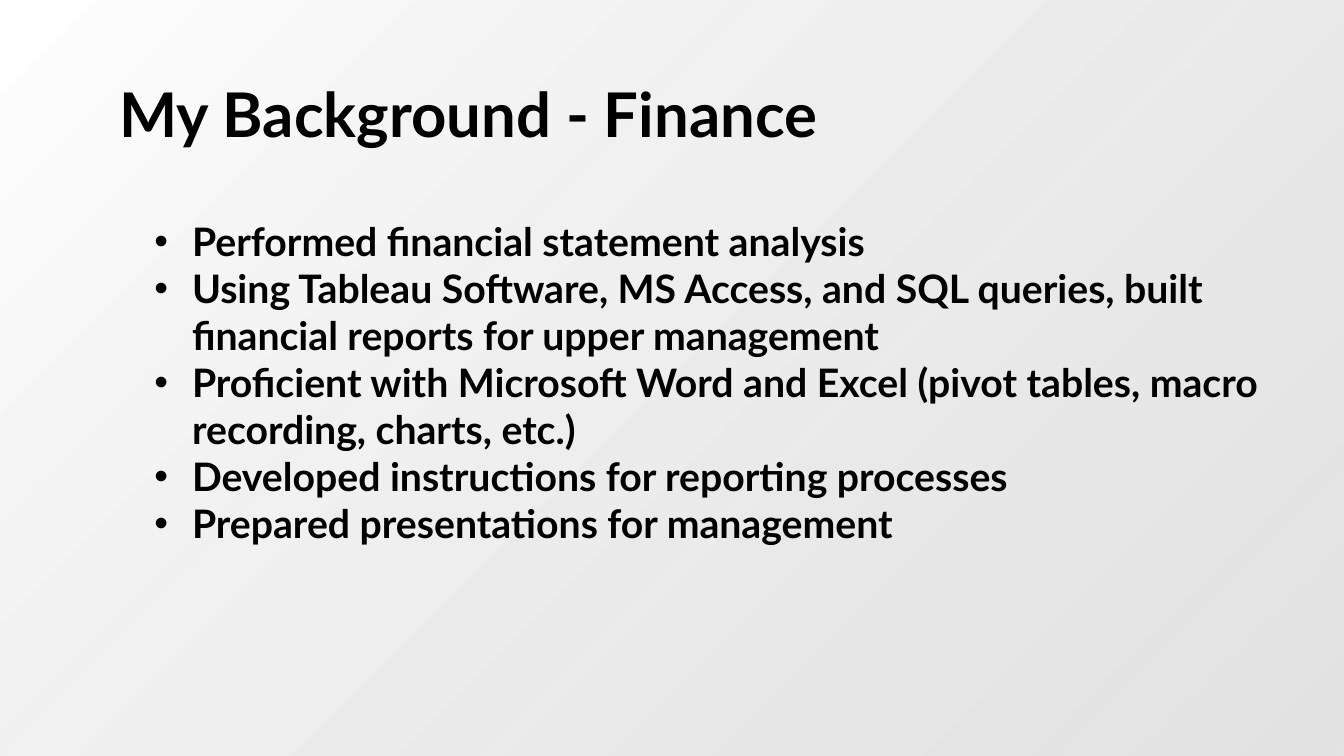
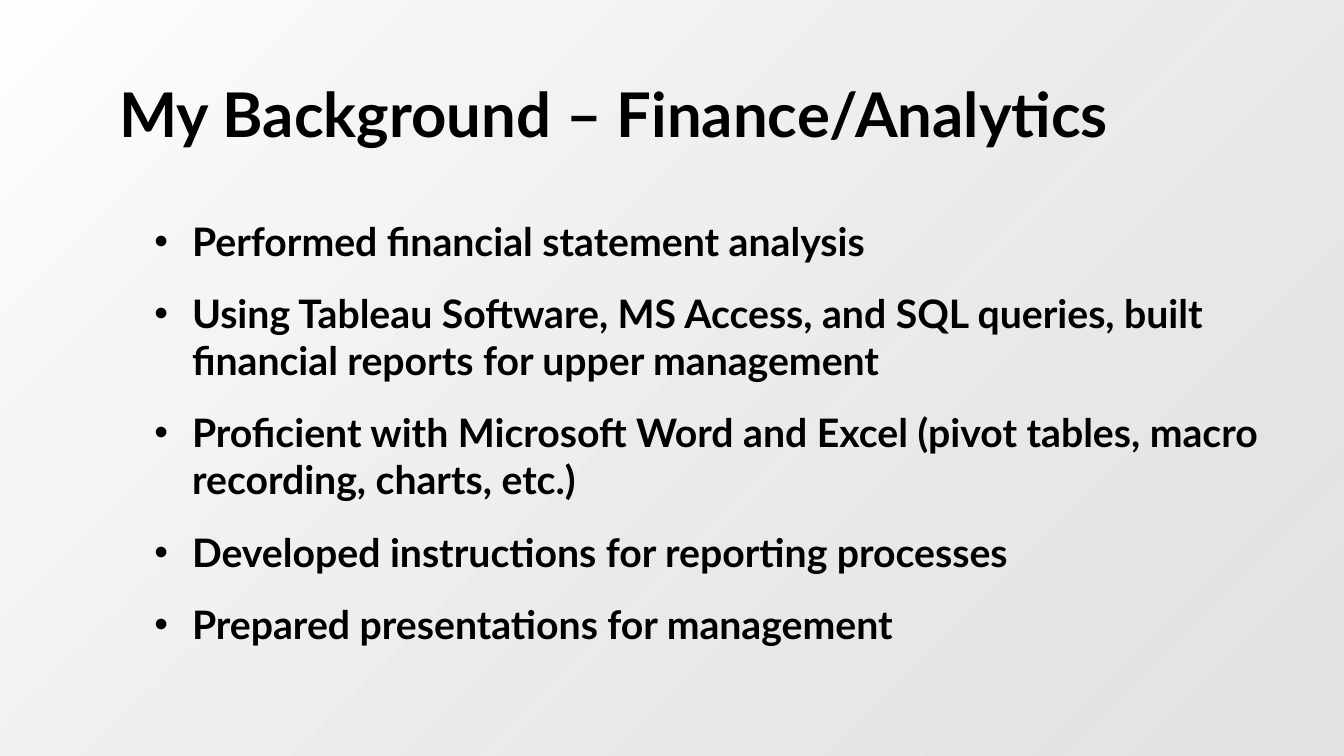
Before and after one commit to vias2019/portfolio, a slide deck: slide 6 of images/AboutMe.pptx. Drawn at 1344x756 pixels with LibreOffice and Linux fonts; fonts in the diff are those of the drawing; background and template pictures are left out. Boxes give left, top, right and bottom in pixels: in the first picture for what was removed or moved away, otherwise in the second. Text is boxed around its words. In the diff, an @@ line names an element or a change of style, - is before the commit and + after.

```diff
--- a/images/AboutMe.pptx
+++ b/images/AboutMe.pptx
@@ text at (x1=119, y1=91, x2=1108, y2=148): text changed @@
-My Background - Finance
+My Background – Finance/Analytics
@@ text "Performed financial statement analysis" at (x1=192, y1=226, x2=1258, y2=646): more space between paragraphs @@
```
Also in this commit, not shown: 6 other slides changed.
